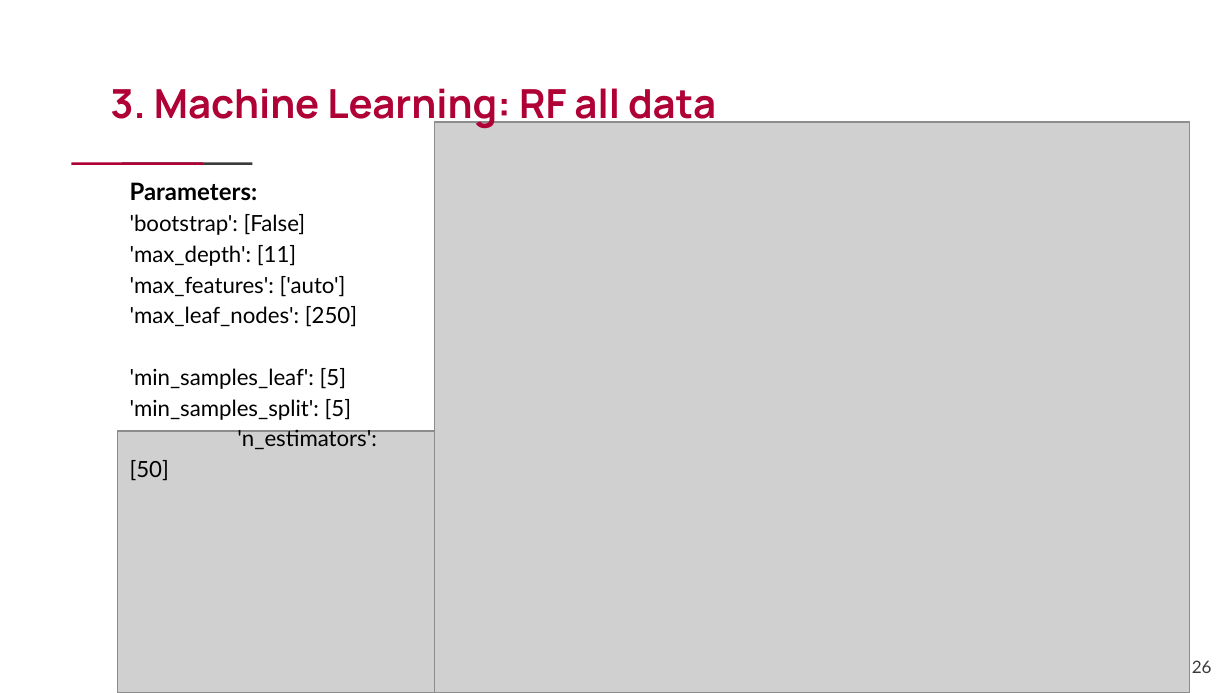
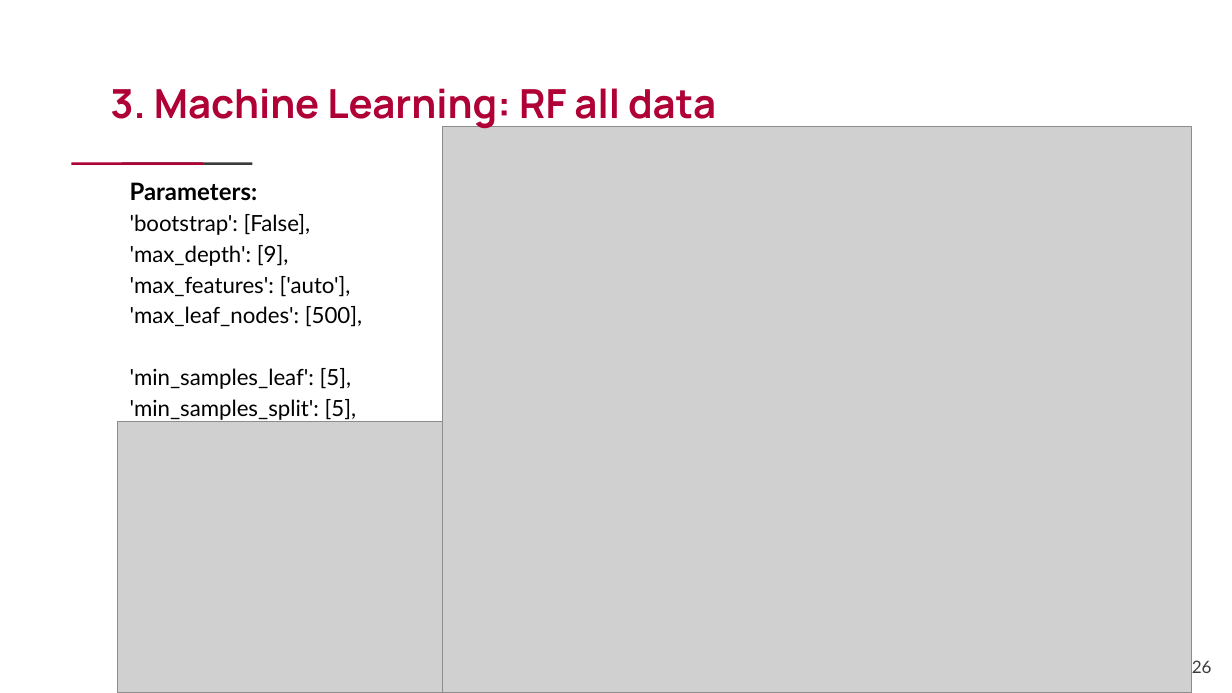
Before and after one commit to luca1308/Investigating_periods_of_increasing_interest_rates_for_the_S-P_1500, a slide deck: slide 26 of Investigating periods of increasing interest rates for the S&P 1500.pptx. Drawn at 1232x693 pixels with LibreOffice and Linux fonts; fonts in the diff are those of the drawing; grey boxes stand for pictures. Boxes give left, top, right and bottom in pixels: in the first picture for what was removed or moved away, otherwise in the second. Text is boxed around its words. In the diff, an @@ line names an element or a change of style, - is before the commit and + after.

```diff
--- a/Investigating periods of increasing interest rates for the S&P 1500.pptx
+++ b/Investigating periods of increasing interest rates for the S&P 1500.pptx
@@ picture: place and size @@
-picture at bbox=[435, 122, 1190, 693]
+picture at bbox=[442, 127, 1191, 693]
@@ text at bbox=[130, 214, 362, 420]: text changed @@
-'bootstrap': [False]
-'max_depth': [11]
-'max_features': ['auto']
-'max_leaf_nodes': [250] 'min_samples_leaf': [5]
-'min_samples_split': [5] 'n_estimators': [50]
+'bootstrap': [False], 'max_depth': [9],
+'max_features': ['auto'], 'max_leaf_nodes': [500], 'min_samples_leaf': [5], 'min_samples_split': [5],
+'n_estimators': [50]
@@ picture: place and size @@
-picture at bbox=[117, 431, 434, 693]
+picture at bbox=[117, 421, 442, 692]
```
Also in this commit, not shown: 3 other slides changed, 7 other files.
